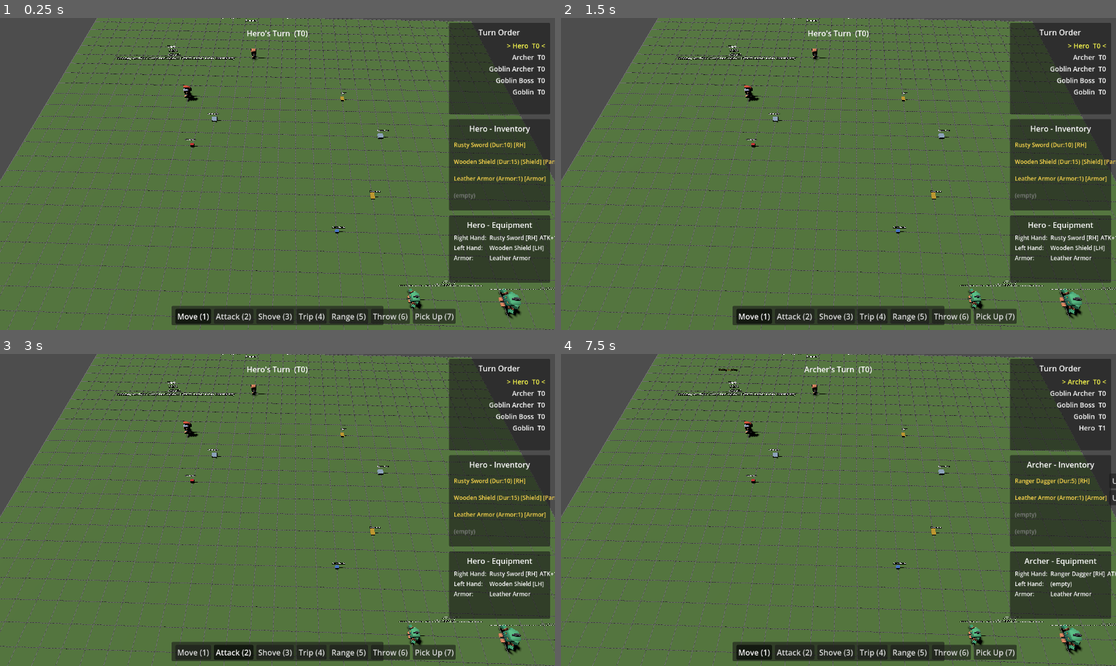
Above: before the commit, frames 1-4 (two rows, left to right).
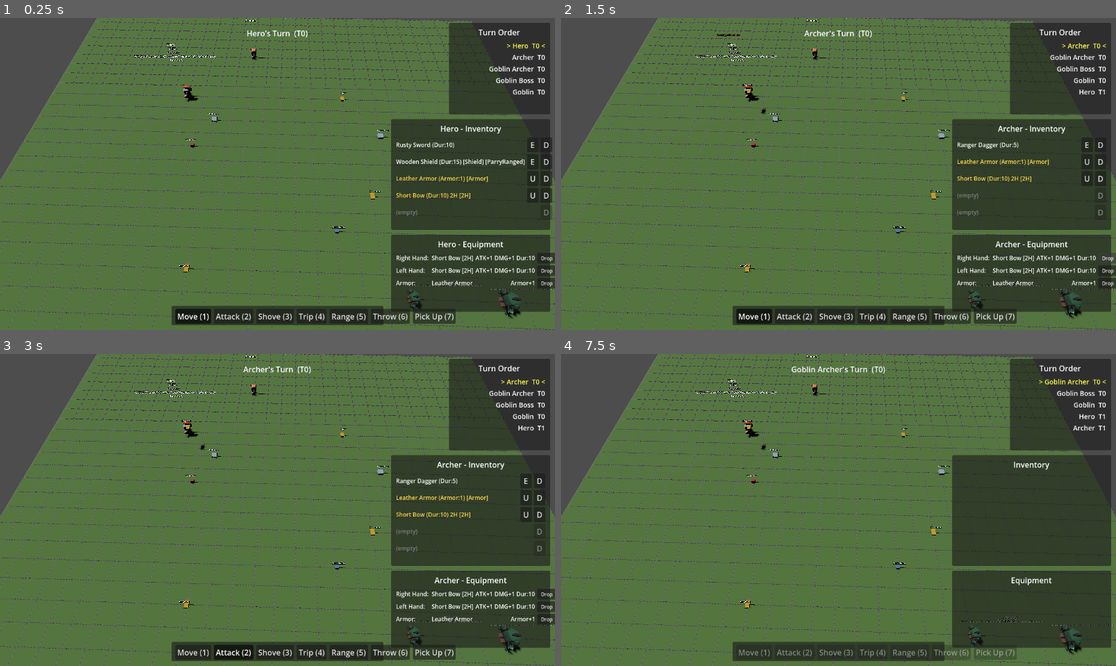
Above: after the commit, the same moments.

Repository: dlandegren-code/combat-game
Game: Godot game, scene res://main.tscn
Same seed, same stepped clock (60 frames per second), same inputs: the game is played once before the commit and once after it.
Inputs (mouse positions are in pixels of both pictures, inside the frame that each line leads up to):
- Up to frame 1 (0.25 s): no input
- Up to frame 2 (1.5 s): click (1104, 145) at 0.5 s, where only the run after the commit has a clickable "D"; click (1110, 258) at 1.25 s, where only the run after the commit has a clickable "Drop"
- Up to frame 3 (3 s): click "Move (1)" at 2 s; click "Attack (2)" at 2.75 s
- Up to frame 4 (7.5 s): click "Shove (3)" at 3.5 s; click "Trip (4)" at 4.25 s; click "Range (5)" at 5 s; click "Throw (6)" at 5.75 s; click "Pick Up (7)" at 6.5 s; click (1088, 481) at 7.25 s, where only the run after the commit has a clickable "E"

The runs differ from the first frame. In frame 1, 10% of the frame differs, in the area x 20-100%, y 0-95%; in frame 2, 11%; in frame 3, 11%; in frame 4, 11%, in the area x 20-100%, y 0-98%.

Commit message:
ranged attack etc

Diff:
--- a/main.tscn
+++ b/main.tscn
@@ -76,6 +76,8 @@
 floor_block_on_wall = false
 floor_snap_length = 0.0
 script = ExtResource("1_player")
+ammo = 6.0
+max_ammo = 10.0
 
 [node name="Mesh" type="MeshInstance3D" parent="Player" unique_id=1393056996]
 visible = false
@@ -106,6 +108,13 @@
 starting_item_3_type = 5
 starting_item_3_equip_slot = 3
 starting_item_3_armor = 1
+starting_item_4_name = "Short Bow"
+starting_item_4_equip_slot = 1.0
+starting_item_4_handedness = 1.0
+starting_item_4_attack = 1.0
+starting_item_4_damage = 1.0
+starting_item_4_ranged_range = 15.0
+starting_item_4_throw_range = 2.0
 
 [node name="CharacterModel" parent="Player" unique_id=1087090325 instance=ExtResource("4_4c57u")]
 transform = Transform3D(1, 0, 0, 0, 1, 0, 0, 0, 1, 0, -1, 0)
@@ -171,7 +180,6 @@
 script = ExtResource("6_inv")
 starting_item_name = "Short Bow"
 starting_item_equip_slot = 1
-starting_item_handedness = 1
 starting_item_attack = 1
 starting_item_damage = 1
 starting_item_durability = 6
@@ -235,8 +243,8 @@
 defensive_option = 1
 shove_skill = 2
 trip_skill = 3
-ammo = 5
-max_ammo = 10
+ammo = 6.0
+max_ammo = 10.0
 
 [node name="Mesh" type="MeshInstance3D" parent="Player2" unique_id=1720006444]
 visible = false
@@ -261,6 +269,13 @@
 starting_item_2_type = 5
 starting_item_2_equip_slot = 3
 starting_item_2_armor = 1
+starting_item_3_name = "Short Bow"
+starting_item_3_equip_slot = 1.0
+starting_item_3_handedness = 1.0
+starting_item_3_attack = 1.0
+starting_item_3_damage = 1.0
+starting_item_3_ranged_range = 15.0
+starting_item_3_throw_range = 2.0
 
 [node name="CharacterModel" parent="Player2" unique_id=2132221886 instance=ExtResource("7_dg77c")]
 transform = Transform3D(1, 0, 0, 0, 1, 0, 0, 0, 1, 0, -1, 0)
@@ -391,10 +406,10 @@
 anchors_preset = 1
 anchor_left = 1.0
 anchor_right = 1.0
-offset_left = -220.0
+offset_left = -340.0
 offset_top = 210.0
 offset_right = -10.0
-offset_bottom = 400.0
+offset_bottom = 440.0
 
 [node name="Title" type="Label" parent="InventoryPanel/Panel" unique_id=198958552]
 layout_mode = 0
@@ -422,10 +437,10 @@
 anchors_preset = 1
 anchor_left = 1.0
 anchor_right = 1.0
-offset_left = -220.0
-offset_top = 410.0
-offset_right = -10.0
-offset_bottom = 550.0
+offset_left = -340.0
+offset_top = 450.0
+offset_right = -10.0
+offset_bottom = 610.0
 
 [node name="Title" type="Label" parent="EquipmentPanel/Panel" unique_id=198958553]
 layout_mode = 0
--- a/scripts/combat_manager.gd
+++ b/scripts/combat_manager.gd
@@ -204,6 +204,7 @@
 	hammer.attack_bonus = 1
 	hammer.damage_bonus = 3
 	hammer.durability = 8
+	hammer.throw_range = 3
 	_spawn_gi(hammer, Vector3(1, 0.2, -5))
 
 	# Dagger at (-6, 0.2, -4)
@@ -213,6 +214,7 @@
 	dagger.attack_bonus = 4
 	dagger.damage_bonus = 0
 	dagger.durability = 5
+	dagger.throw_range = 7
 	_spawn_gi(dagger, Vector3(-6, 0.2, -4))
 
 	# Wooden Shield at (-3, 0.2, -6)
@@ -222,6 +224,18 @@
 	shield.durability = 10
 	shield.is_shield = true
 	_spawn_gi(shield, Vector3(-3, 0.2, -6))
+
+	# Longbow at (5, 0.2, 4)
+	var bow := ItemResource.new()
+	bow.item_name = "Longbow"
+	bow.item_type = ItemResource.ItemType.WEAPON
+	bow.handedness = ItemResource.Handedness.TWO_HANDED
+	bow.attack_bonus = 2
+	bow.damage_bonus = 1
+	bow.durability = 12
+	bow.ranged_range = 20
+	bow.throw_range = 2
+	_spawn_gi(bow, Vector3(5, 0.2, 4))
 
 
 func _spawn_gi(item: ItemResource, at: Vector3) -> void:
--- a/scripts/enemy.gd
+++ b/scripts/enemy.gd
@@ -92,7 +92,7 @@
 			shove_skill = 1; trip_skill = 1
 			shove_cost = 3; trip_cost = 3
 			move_cost_per_tile = 1; attack_cost = 2
-			ranged_skill = 5; ranged_range = 10; ranged_cost = 3
+			ranged_skill = 5; ranged_range = 15; ranged_cost = 3
 			ammo = 6; max_ammo = 6
 			throw_skill = 2; throw_range = 4; throw_cost = 3
 		EnemyType.BOSS:
@@ -213,8 +213,13 @@
 			end_my_turn(_pending_cost)
 		return
 
-	# In optimal range (4-10 tiles): fire arrows
-	if ammo > 0 and dist_to_player >= 4 * GRID_SIZE and dist_to_player <= ranged_range * GRID_SIZE:
+	# In optimal range (4+ tiles): fire arrows
+	var effective_ranged_range: int = ranged_range
+	if inventory and inventory.has_method("get_equipped_ranged_range"):
+		var item_range: int = inventory.get_equipped_ranged_range()
+		if item_range > 0:
+			effective_ranged_range = item_range
+	if ammo > 0 and dist_to_player >= 4 * GRID_SIZE and dist_to_player <= effective_ranged_range * GRID_SIZE:
 		if _has_line_of_sight(player):
 			_action_used = Action.RANGED
 			ammo -= 1
@@ -236,7 +241,7 @@
 		return
 
 	# Move toward ideal range (if too far, move closer; if too close, back up)
-	if dist_to_player > 8 * GRID_SIZE:
+	if dist_to_player > effective_ranged_range * 0.8 * GRID_SIZE:
 		_move_toward(player)
 		_action_used = Action.MOVE
 		_pending_cost = move_cost_per_tile
--- a/scripts/equipment_ui.gd
+++ b/scripts/equipment_ui.gd
@@ -63,6 +63,14 @@
 		stat_label.add_theme_font_size_override("font_size", 12)
 		row.add_child(stat_label)
 
+		var drop_btn := Button.new()
+		drop_btn.name = "Drop"
+		drop_btn.text = "Drop"
+		drop_btn.custom_minimum_size = Vector2(40, 0)
+		drop_btn.add_theme_font_size_override("font_size", 10)
+		drop_btn.pressed.connect(_on_unequip.bind(slot_list.get_child_count()))
+		row.add_child(drop_btn)
+
 		slot_list.add_child(row)
 
 
@@ -71,6 +79,9 @@
 	row.get_node("Slot").text = slot_name + ":"
 	row.get_node("Item").text = data.get("name", "(empty)")
 	row.get_node("Stat").text = data.get("stat", "")
+	var drop_btn: Button = row.get_node("Drop")
+	var has_item: bool = data.get("name", "(empty)") != "(empty)"
+	drop_btn.disabled = not has_item
 
 
 func _hand_desc(item: ItemResource, two_handed: bool, offhand: bool = false) -> Dictionary:
@@ -102,6 +113,33 @@
 	return { "name": item.item_name, "stat": stat }
 
 
+func _on_unequip(slot_index: int) -> void:
+	var combat_mgr := get_parent().get_node_or_null("CombatManager")
+	if not combat_mgr:
+		return
+	var active: Node = combat_mgr.current_combatant
+	if not active or not is_instance_valid(active) or not active.get("is_player_controlled"):
+		return
+	var inv: Node = active.get_node_or_null("Inventory")
+	if not inv:
+		return
+
+	var item: ItemResource = null
+	match slot_index:
+		0:  # Right Hand
+			item = inv.get("right_hand")
+			if item and active.has_method("unequip_item"):
+				active.unequip_item(item)
+		1:  # Left Hand
+			item = inv.get("left_hand")
+			if item and active.has_method("unequip_item"):
+				active.unequip_item(item)
+		2:  # Armor
+			item = inv.get("armor")
+			if item and active.has_method("unequip_item"):
+				active.unequip_item(item)
+
+
 func _clear() -> void:
 	for child in slot_list.get_children():
 		child.queue_free()
--- a/scripts/inventory_component.gd
+++ b/scripts/inventory_component.gd
@@ -1,7 +1,7 @@
 extends Node
 ## Per-character inventory: holds items, allows equip/drop/pickup
 
-const MAX_SLOTS := 4
+const MAX_SLOTS := 5
 
 enum EquipSlot { ANY_HAND, RIGHT_HAND, LEFT_HAND, ARMOR }
 
@@ -17,6 +17,8 @@
 @export var starting_item_is_shield: bool = false
 @export var starting_item_parry_ranged: bool = false
 @export var starting_item_dodge_ranged: bool = false
+@export var starting_item_ranged_range: int = 0
+@export var starting_item_throw_range: int = 0
 
 @export var starting_item_2_name: String = ""
 @export var starting_item_2_type: int = ItemResource.ItemType.WEAPON
@@ -30,6 +32,8 @@
 @export var starting_item_2_is_shield: bool = false
 @export var starting_item_2_parry_ranged: bool = false
 @export var starting_item_2_dodge_ranged: bool = false
+@export var starting_item_2_ranged_range: int = 0
+@export var starting_item_2_throw_range: int = 0
 
 @export var starting_item_3_name: String = ""
 @export var starting_item_3_type: int = ItemResource.ItemType.WEAPON
@@ -43,6 +47,23 @@
 @export var starting_item_3_is_shield: bool = false
 @export var starting_item_3_parry_ranged: bool = false
 @export var starting_item_3_dodge_ranged: bool = false
+@export var starting_item_3_ranged_range: int = 0
+@export var starting_item_3_throw_range: int = 0
+
+@export var starting_item_4_name: String = ""
+@export var starting_item_4_type: int = ItemResource.ItemType.WEAPON
+@export var starting_item_4_equip_slot: int = ItemResource.EquipSlot.ANY_HAND
+@export var starting_item_4_handedness: int = ItemResource.Handedness.ONE_HANDED
+@export var starting_item_4_attack: int = 0
+@export var starting_item_4_damage: int = 0
+@export var starting_item_4_durability: int = 10
+@export var starting_item_4_armor: int = 0
+@export var starting_item_4_resistance: int = 0
+@export var starting_item_4_is_shield: bool = false
+@export var starting_item_4_parry_ranged: bool = false
+@export var starting_item_4_dodge_ranged: bool = false
+@export var starting_item_4_ranged_range: int = 0
+@export var starting_item_4_throw_range: int = 0
 
 var items: Array  ## Array[ItemResource], null means empty slot
 
@@ -61,20 +82,29 @@
 	_add_starting_item(starting_item_name, starting_item_type, starting_item_equip_slot,
 		starting_item_handedness, starting_item_attack, starting_item_damage,
 		starting_item_durability, starting_item_armor, starting_item_resistance,
-		starting_item_is_shield, starting_item_parry_ranged, starting_item_dodge_ranged)
+		starting_item_is_shield, starting_item_parry_ranged, starting_item_dodge_ranged,
+		starting_item_ranged_range, starting_item_throw_range)
 	_add_starting_item(starting_item_2_name, starting_item_2_type, starting_item_2_equip_slot,
 		starting_item_2_handedness, starting_item_2_attack, starting_item_2_damage,
 		starting_item_2_durability, starting_item_2_armor, starting_item_2_resistance,
-		starting_item_2_is_shield, starting_item_2_parry_ranged, starting_item_2_dodge_ranged)
+		starting_item_2_is_shield, starting_item_2_parry_ranged, starting_item_2_dodge_ranged,
+		starting_item_2_ranged_range, starting_item_2_throw_range)
 	_add_starting_item(starting_item_3_name, starting_item_3_type, starting_item_3_equip_slot,
 		starting_item_3_handedness, starting_item_3_attack, starting_item_3_damage,
 		starting_item_3_durability, starting_item_3_armor, starting_item_3_resistance,
-		starting_item_3_is_shield, starting_item_3_parry_ranged, starting_item_3_dodge_ranged)
+		starting_item_3_is_shield, starting_item_3_parry_ranged, starting_item_3_dodge_ranged,
+		starting_item_3_ranged_range, starting_item_3_throw_range)
+	_add_starting_item(starting_item_4_name, starting_item_4_type, starting_item_4_equip_slot,
+		starting_item_4_handedness, starting_item_4_attack, starting_item_4_damage,
+		starting_item_4_durability, starting_item_4_armor, starting_item_4_resistance,
+		starting_item_4_is_shield, starting_item_4_parry_ranged, starting_item_4_dodge_ranged,
+		starting_item_4_ranged_range, starting_item_4_throw_range)
 
 
 func _add_starting_item(name_str: String, type: int, slot: int, handed: int,
 		atk: int, dmg: int, dur: int, armor_val: int, res: int,
-		shield: bool, parry: bool, dodge: bool) -> void:
+		shield: bool, parry: bool, dodge: bool,
+		rng_range: int = 0, thr_range: int = 0) -> void:
 	if name_str == "":
 		return
 	var item := ItemResource.new()
@@ -90,6 +120,8 @@
 	item.is_shield = shield
 	item.parry_ranged = parry
 	item.dodge_ranged = dodge
+	item.ranged_range = rng_range
+	item.throw_range = thr_range
 	add_item(item)
 	# Auto-equip starting items into their intended slot
 	if item.can_equip_in(ItemResource.EquipSlot.RIGHT_HAND):
@@ -295,6 +327,20 @@
 	return false
 
 
+func get_equipped_ranged_range() -> int:
+	var weapon := get_equipped_weapon()
+	if weapon:
+		return weapon.ranged_range
+	return 0
+
+
+func get_equipped_throw_range() -> int:
+	var weapon := get_equipped_weapon()
+	if weapon:
+		return weapon.throw_range
+	return 0
+
+
 func get_armor_bonus() -> int:
 	if armor:
 		return armor.armor_bonus
--- a/scripts/item_resource.gd
+++ b/scripts/item_resource.gd
@@ -22,6 +22,8 @@
 @export var durability: int = 10
 @export var shove_bonus: int = 0
 @export var trip_bonus: int = 0
+@export var ranged_range: int = 0   ## max tiles when used as ranged weapon; 0 = use character stat
+@export var throw_range: int = 0    ## max tiles when thrown; 0 = use character stat
 
 ## Defense properties granted while this item is equipped
 @export var is_shield: bool = false    ## Allows parrying ranged attacks
@@ -71,6 +73,10 @@
 		desc += " Heal:" + str(heal_amount)
 	if ammo_amount > 0:
 		desc += " Ammo:" + str(ammo_amount)
+	if ranged_range > 0:
+		desc += " RngRange:" + str(ranged_range)
+	if throw_range > 0:
+		desc += " ThrowRange:" + str(throw_range)
 	if item_type == ItemType.WEAPON or item_type == ItemType.THROWABLE or item_type == ItemType.SHIELD:
 		desc += " Dur:" + str(durability)
 	if is_shield:
--- a/scripts/player.gd
+++ b/scripts/player.gd
@@ -24,7 +24,7 @@
 @export var ranged_cost: int = 3
 @export var ammo: int = 0
 @export var max_ammo: int = 0
-@export var ranged_range: int = 8       ## max tiles for ranged
+@export var ranged_range: int = 15      ## max tiles for ranged
 @export var throw_skill: int = 3       ## used for thrown weapon attacks
 @export var throw_cost: int = 3
 @export var throw_range: int = 5       ## max tiles for thrown
@@ -332,11 +332,11 @@
 		Action.RANGED:
 			if ammo <= 0:
 				return false
-			return dist <= ranged_range * GRID_SIZE and _has_line_of_sight(collider)
+			return dist <= _get_effective_ranged_range() * GRID_SIZE and _has_line_of_sight(collider)
 		Action.THROW:
 			if not _has_usable_weapon():
 				return false
-			return dist <= throw_range * GRID_SIZE and _has_line_of_sight(collider)
+			return dist <= _get_effective_throw_range() * GRID_SIZE and _has_line_of_sight(collider)
 	return false
 
 
@@ -509,6 +509,22 @@
 	target_position = position
 
 
+func _get_effective_ranged_range() -> int:
+	if inventory and inventory.has_method("get_equipped_ranged_range"):
+		var item_range: int = inventory.get_equipped_ranged_range()
+		if item_range > 0:
+			return item_range
+	return ranged_range
+
+
+func _get_effective_throw_range() -> int:
+	if inventory and inventory.has_method("get_equipped_throw_range"):
+		var item_range: int = inventory.get_equipped_throw_range()
+		if item_range > 0:
+			return item_range
+	return throw_range
+
+
 func _get_effective_attack_skill() -> int:
 	if inventory and inventory.has_method("get_equipped_attack_bonus"):
 		return attack_skill + inventory.get_equipped_attack_bonus()
